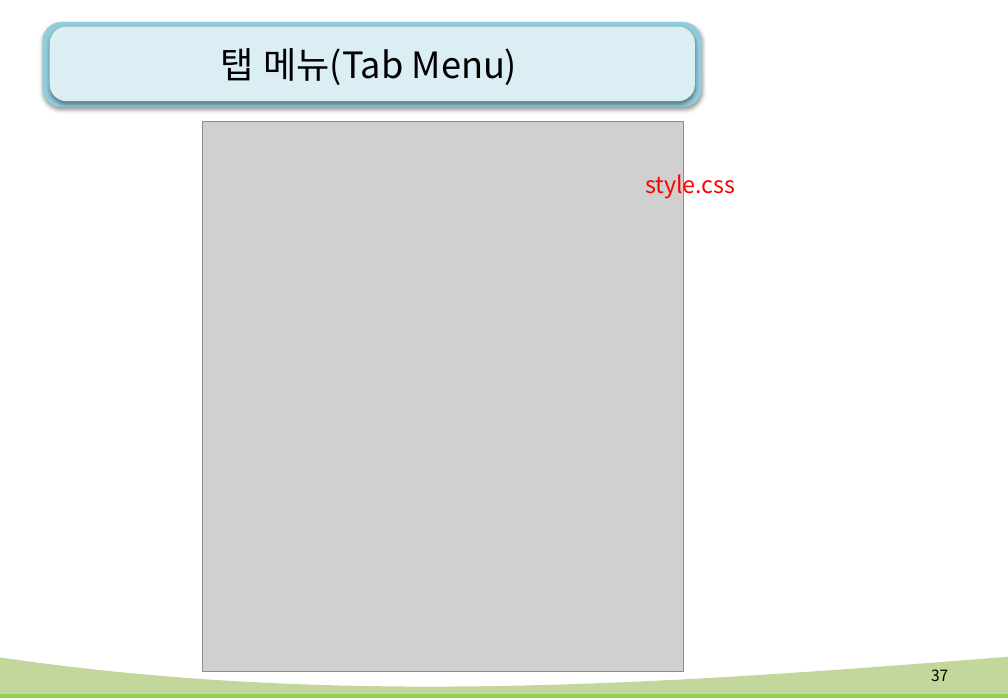
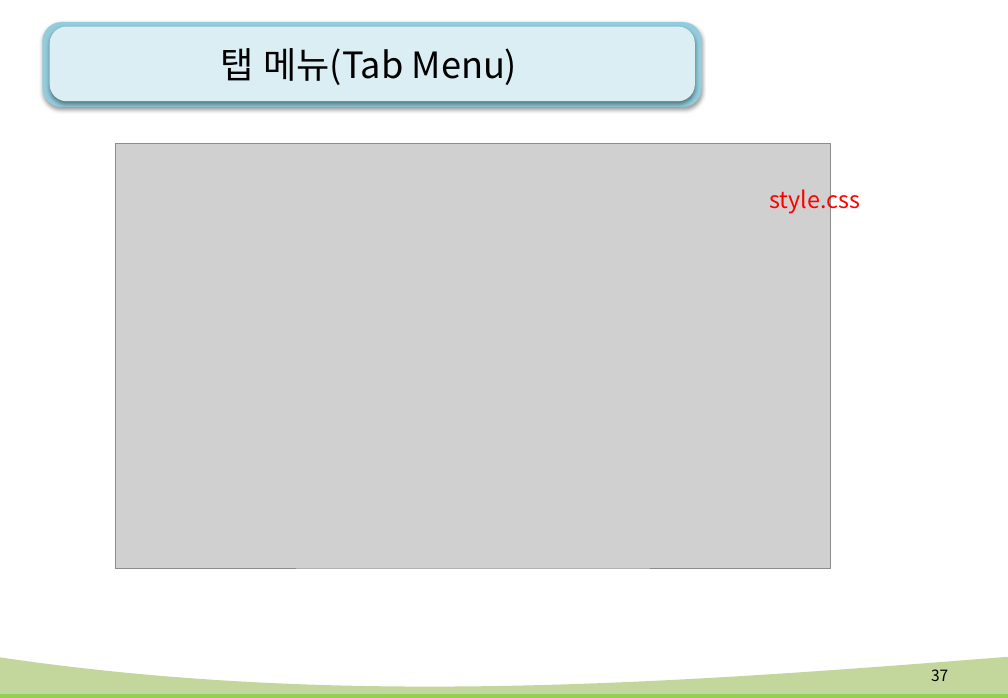
Before and after one commit to kiyongee2/green_project_web, a slide deck: slide 37 of html-css_ppt/9강. css 고급 선택자.pptx. Drawn at 1008x698 pixels with LibreOffice and Linux fonts; fonts in the diff are those of the drawing; grey boxes stand for pictures; background and template pictures are left out. Boxes give left, top, right and bottom in pixels: in the first picture for what was removed or moved away, otherwise in the second. Text is boxed around its words. In the diff, an @@ line names an element or a change of style, - is before the commit and + after.

```diff
--- a/html-css_ppt/9강. css 고급 선택자.pptx
+++ b/html-css_ppt/9강. css 고급 선택자.pptx
@@ picture: place and size @@
-picture at (203,122,683,672)
+picture at (115,144,830,569)
@@ text "style.css": place and size @@
-text "style.css" at (645,170,736,200)
+text "style.css" at (770,184,861,214)
```
Also in this commit, not shown: 16 other slides changed, 3 slides removed, 33 other files.
